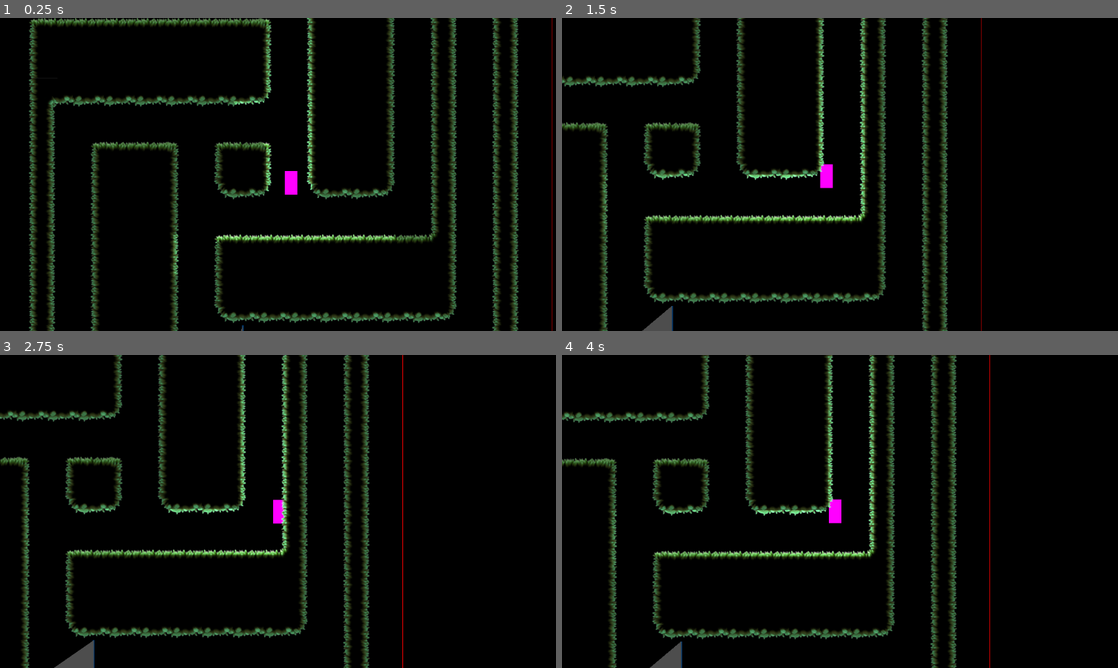
Above: before the commit, frames 1-4 (two rows, left to right).
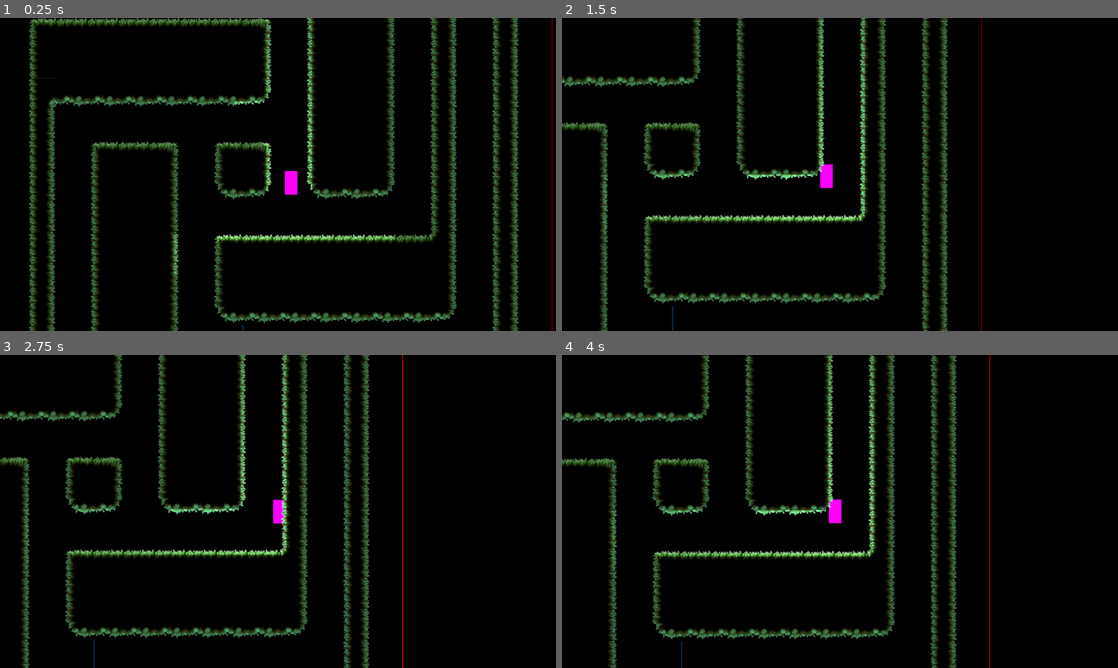
Above: after the commit, the same moments.

Repository: kit-solent/refrigerate
Game: Godot game, scene res://core/ingame.tscn
The game is run twice, just before and just after one commit, with the same random seed, the same clock (stepped at 60 frames per second) and the same inputs.
Inputs:
- Up to frame 1 (0.25 s): no input
- Up to frame 2 (1.5 s): hold Right (player right) 0.53-1.28 s; tap Up (player jump) at 0.77 s; hold Left (player left) from 1.28 s (still down)
- Up to frame 3 (2.75 s): tap Up (player jump) at 1.52 s; release Left (player left) at 2.03 s; hold Right (player right) from 2.03 s (still down)
- Up to frame 4 (4 s): tap Up (player jump) at 3.02, 3.77 s; release Right (player right) at 3.53 s; hold Left (player left) from 3.53 s (still down)

The runs differ from the first frame. In frame 1, less than 0.1% of the frame differs, in the area x 43-44%, y 98-100%; in frame 2, 0.2%; in frame 3, 0.3%, in the area x 9-17%, y 91-100%; in frame 4, 0.2%.

Commit message:
SaveBot commit at 2024-11-30 18:31:53

Diff:
--- a/core/resources/ModeOveride.gd
+++ b/core/resources/ModeOveride.gd
@@ -3,6 +3,7 @@
 
 func _on_body_entered(body):
 	return # TODO: temporary
+	@warning_ignore("unreachable_code")
 	if body.is_in_group("players"):
 		body.set_mode(mode)
 
--- a/portals/portal.gd
+++ b/portals/portal.gd
@@ -21,9 +21,9 @@
 	if pair:
 		# move the pairs camera to the right position. Global coordinates must be used because the
 		# camera is inside a viewport and so doesn't have coordinates local to the pair (I think).
-		pair.get_node("sub_viewport/camera_2d").global_position = pair.global_position# + (target.global_position - global_position)
+		$sub_viewport/camera_2d.global_position = pair.global_position# + (target.global_position - global_position)
 
-		$markerthingy.global_position = pair.global_position
+		$markerthingy.global_position = $sub_viewport/camera_2d.global_position * $sub_viewport/camera_2d.get_viewport_transform()
 		$markerthingy.show()
 
 		# update the view
--- a/portals/portal.tscn
+++ b/portals/portal.tscn
@@ -23,8 +23,6 @@
 [node name="on_screen_notifier" type="VisibleOnScreenNotifier2D" parent="."]
 rect = Rect2(-32, -64, 64, 128)
 
-[node name="camera" type="Camera2D" parent="."]
-
 [node name="texture_storage" type="Polygon2D" parent="."]
 visible = false
 texture = SubResource("ViewportTexture_fyvk7")
